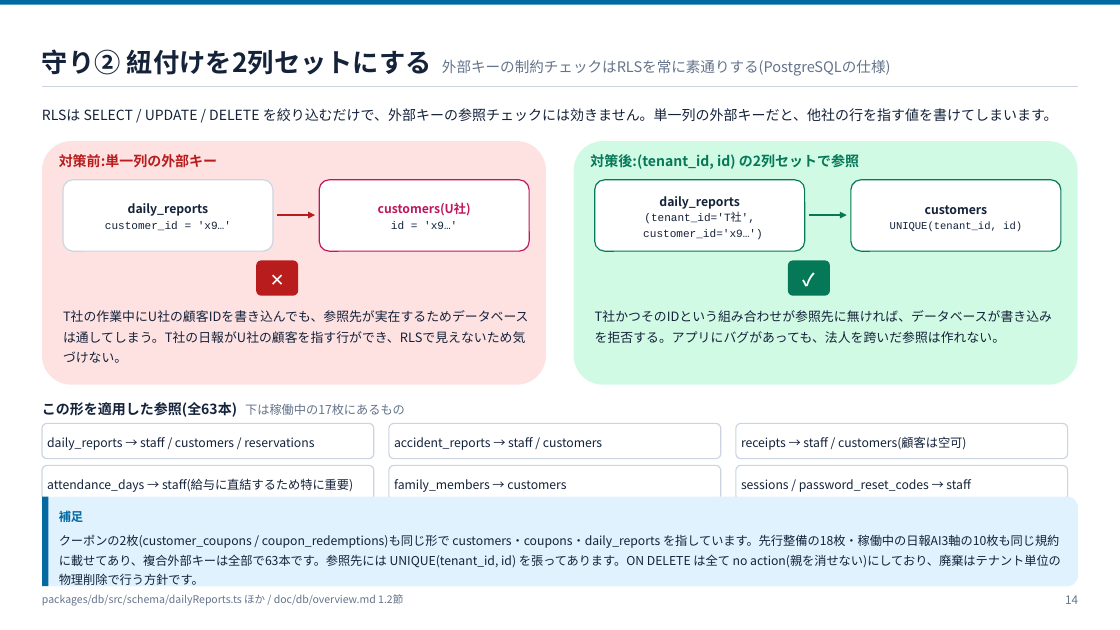
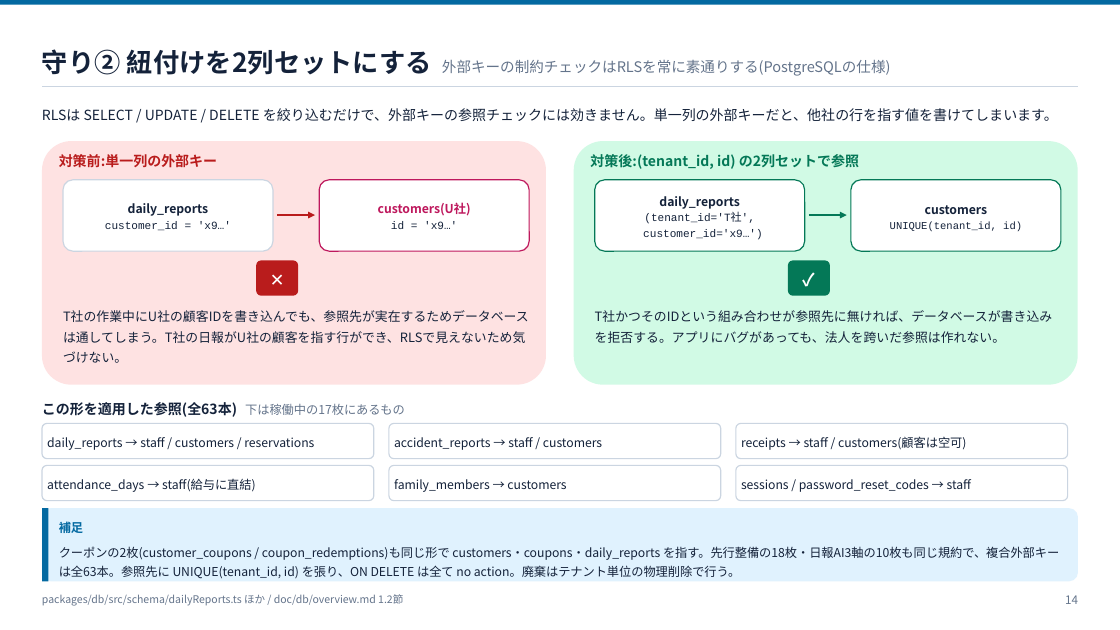
Before and after one commit to ohru131/katahimo-app, a slide deck: slide 14 of doc/slides/db-review.pptx. Drawn at 1120x630 pixels with LibreOffice and Linux fonts; fonts in the diff are those of the drawing. Boxes give left, top, right and bottom in pixels: in the first picture for what was removed or moved away, otherwise in the second. Text is boxed around its words. In the diff, an @@ line names an element or a change of style, - is before the commit and + after.

Commit message:
スライドのはみ出しを直し、pptx を再生成する (#24)
LibreOffice で3資料の全ページを描画して確認し、文字がカードや表の枠から
溢れていた箇所を直した。業務資料はカード高さの見積りと続きページ送りを
修正した結果 55枚になり、doc/README.md を更新。

```diff
--- a/doc/slides/db-review.pptx
+++ b/doc/slides/db-review.pptx
@@ text in rounded rectangle at [47, 478, 256, 492]: text changed @@
-attendance_days → staff(給与に直結するため特に重要)
+attendance_days → staff(給与に直結)
@@ rounded rectangle: place and size @@
-rounded rectangle at [42, 497, 1078, 586]
+rounded rectangle at [42, 508, 1078, 581]
@@ rectangle: place and size @@
-rectangle at [42, 497, 48, 586]
+rectangle at [42, 508, 48, 581]
@@ text "補足": place and size @@
-text "補足" at [59, 508, 83, 525]
+text "補足" at [59, 519, 83, 536]
@@ text at [59, 546, 1059, 579]: text changed @@
-クーポンの2枚(customer_coupons / coupon_redemptions)も同じ形で customers・coupons・daily_reports を指しています。先行整備の18枚・稼働中の日報AI3軸の10枚も同じ規約に載せてあり、複合外部キーは全部で63本です。参照先には UNIQUE(tenant_id, id) を張ってあります。ON DELETE は全て no action(親を消せない)にしており、廃棄はテナント単位の物理削除で行う方針です。
+クーポンの2枚(customer_coupons / coupon_redemptions)も同じ形で customers・coupons・daily_reports を指す。先行整備の18枚・日報AI3軸の10枚も同じ規約で、複合外部キーは全63本。参照先に UNIQUE(tenant_id, id) を張り、ON DELETE は全て no action。廃棄はテナント単位の物理削除で行う。
```
Also in this commit, not shown: 5 other slides changed, 6 other files.
